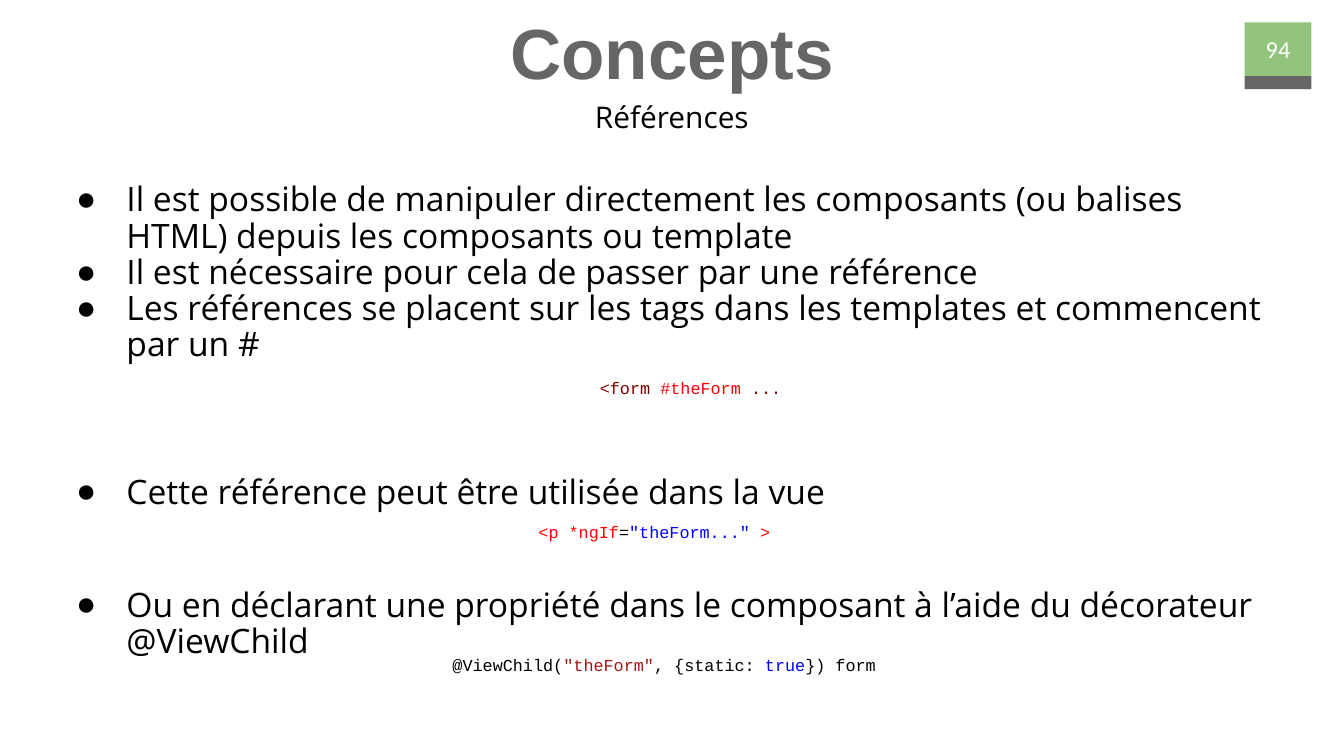
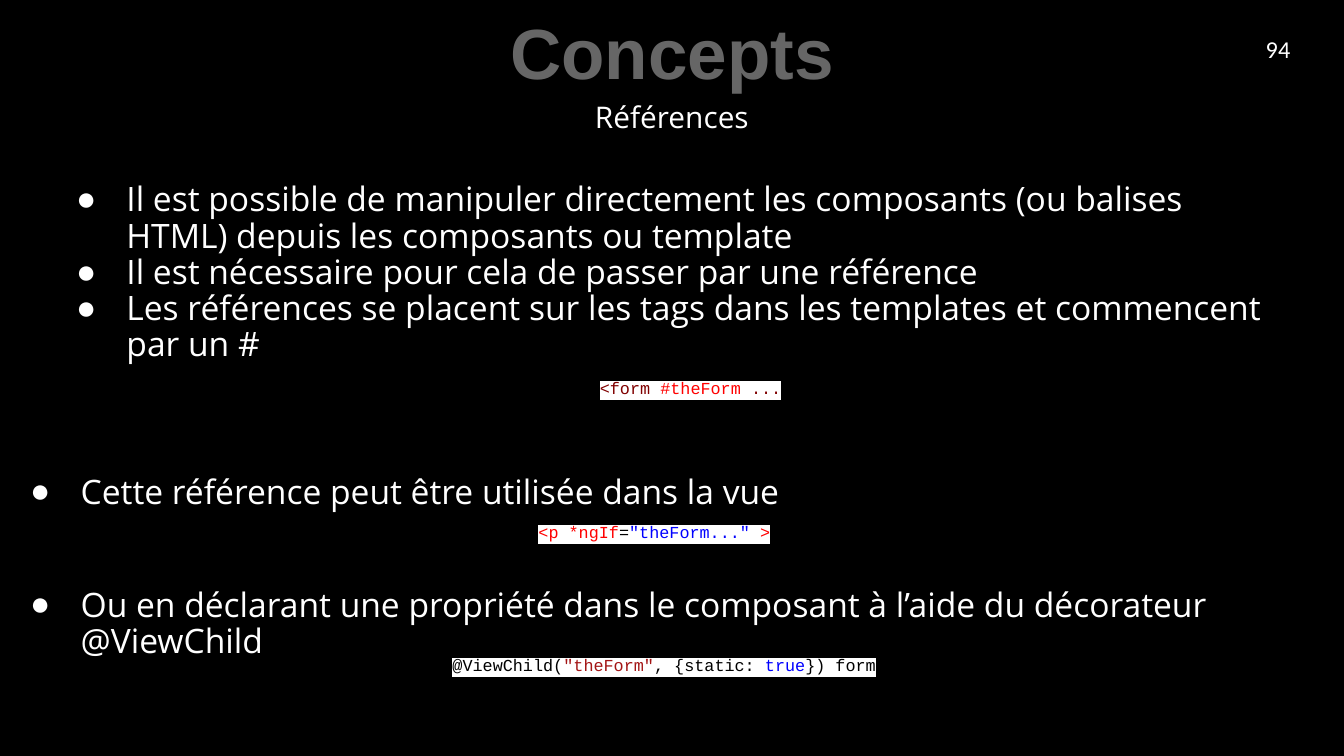
Before and after one commit to Juju-sail/5A, a slide deck: slide 94 of ProgrammationFullStack/Cours.pptx. Drawn at 1344x756 pixels with LibreOffice and Linux fonts; fonts in the diff are those of the drawing. Boxes give left, top, right and bottom in pixels: in the first picture for what was removed or moved away, otherwise in the second. Text is boxed around its words. In the diff, an @@ line names an element or a change of style, - is before the commit and + after.

```diff
--- a/ProgrammationFullStack/Cours.pptx
+++ b/ProgrammationFullStack/Cours.pptx
@@ background #FFFFFF to #000000 @@
@@ rectangle removed at <box>1245,22,1312,76</box> @@
@@ rectangle removed at <box>1245,76,1312,89</box> @@
@@ text colour #000000 to #FFFFFF in 3 elements at <box>126,185,1261,364</box>, <box>595,105,749,129</box>, <box>81,478,1206,656</box> @@
@@ text "Cette référence peut être utilisée ...": place and size @@
-text "Cette référence peut être utilisée ..." at <box>126,478,1252,656</box>
+text "Cette référence peut être utilisée ..." at <box>81,478,1206,656</box>
```
Also in this commit, not shown: 102 other slides changed, 3 other files.
